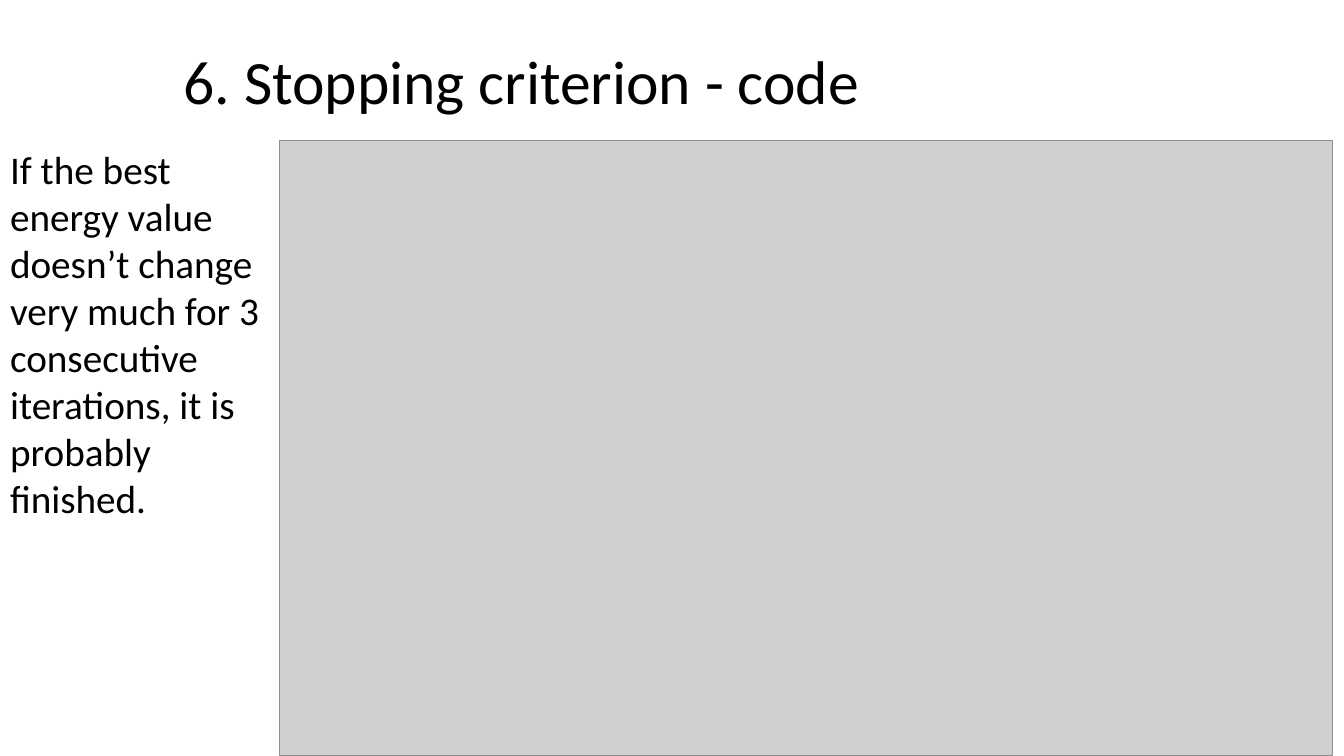
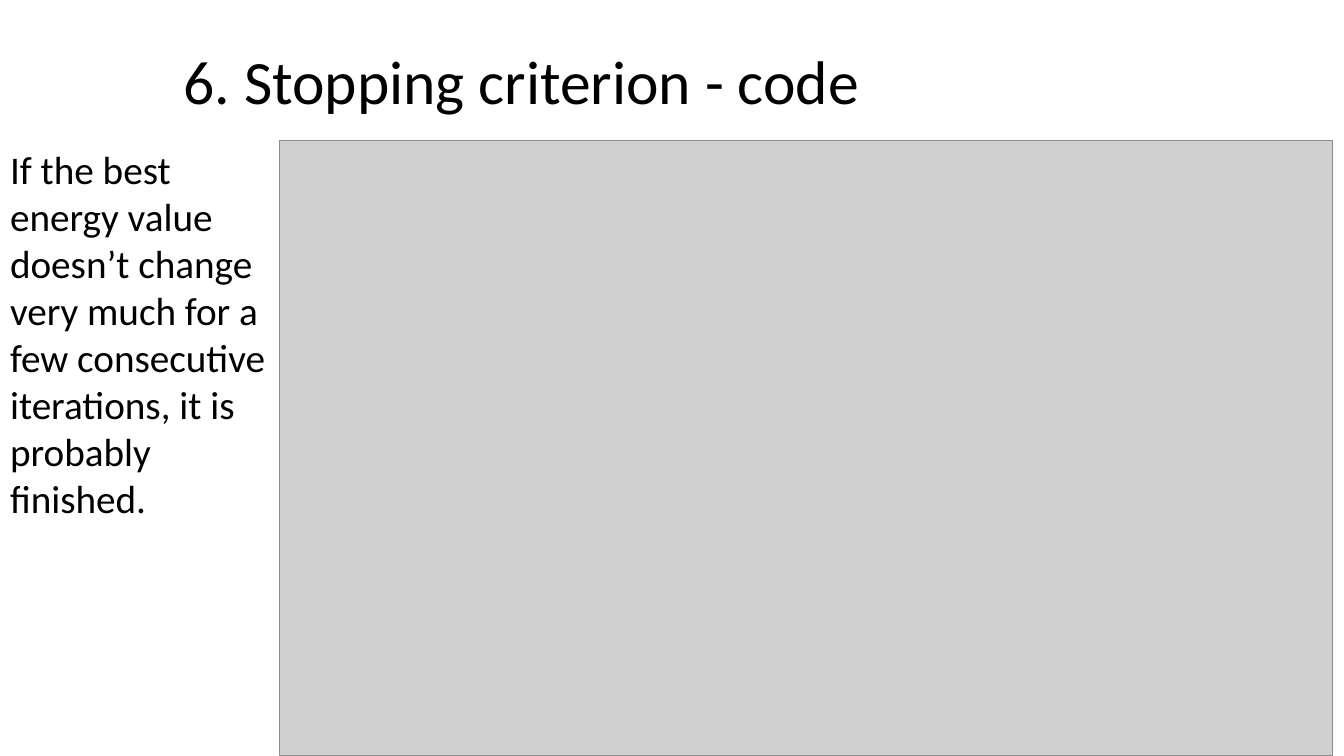
Before and after one commit to Sophie-Turner/GeOpt, a slide deck: slide 16 of Documentation/Sprint2/Presentation.pptx. Drawn at 1344x756 pixels with LibreOffice and Linux fonts; fonts in the diff are those of the drawing; grey boxes stand for pictures. Boxes give left, top, right and bottom in pixels: in the first picture for what was removed or moved away, otherwise in the second. Text is boxed around its words. In the diff, an @@ line names an element or a change of style, - is before the commit and + after.

```diff
--- a/Documentation/Sprint2/Presentation.pptx
+++ b/Documentation/Sprint2/Presentation.pptx
@@ text at [10, 156, 265, 514]: text changed @@
-If the best energy value doesn’t change very much for 3 consecutive iterations, it is probably finished.
+If the best energy value doesn’t change very much for a few consecutive iterations, it is probably finished.
```
Also in this commit, not shown: 3 other slides changed, 1 slide removed.
